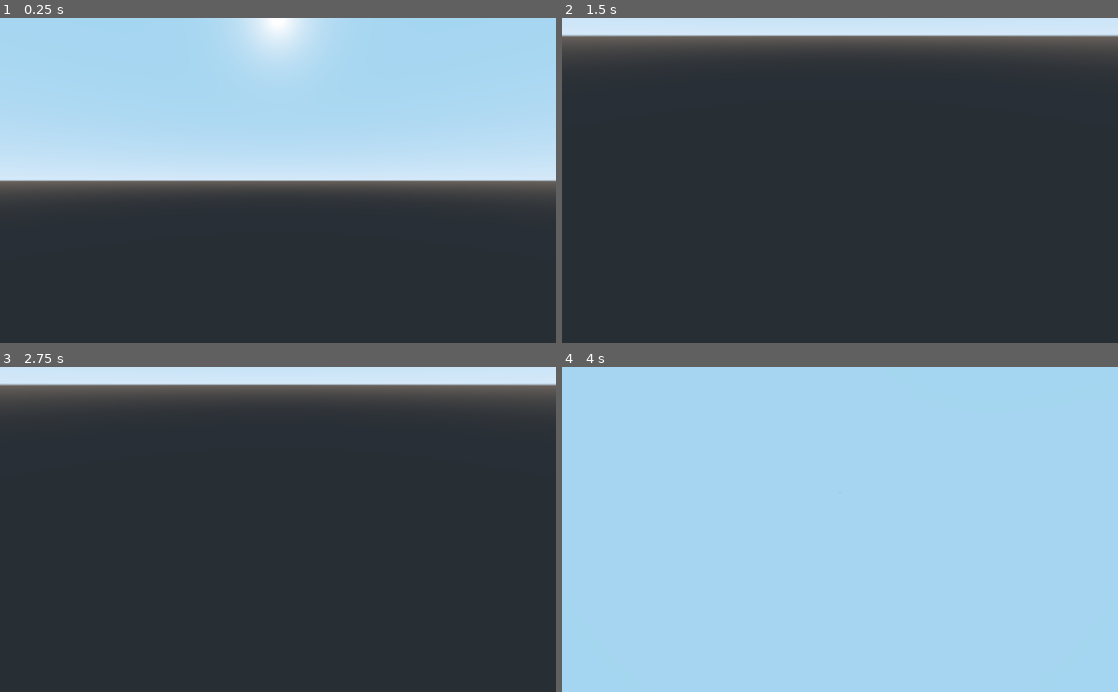
Above: before the commit, frames 1-4 (two rows, left to right).
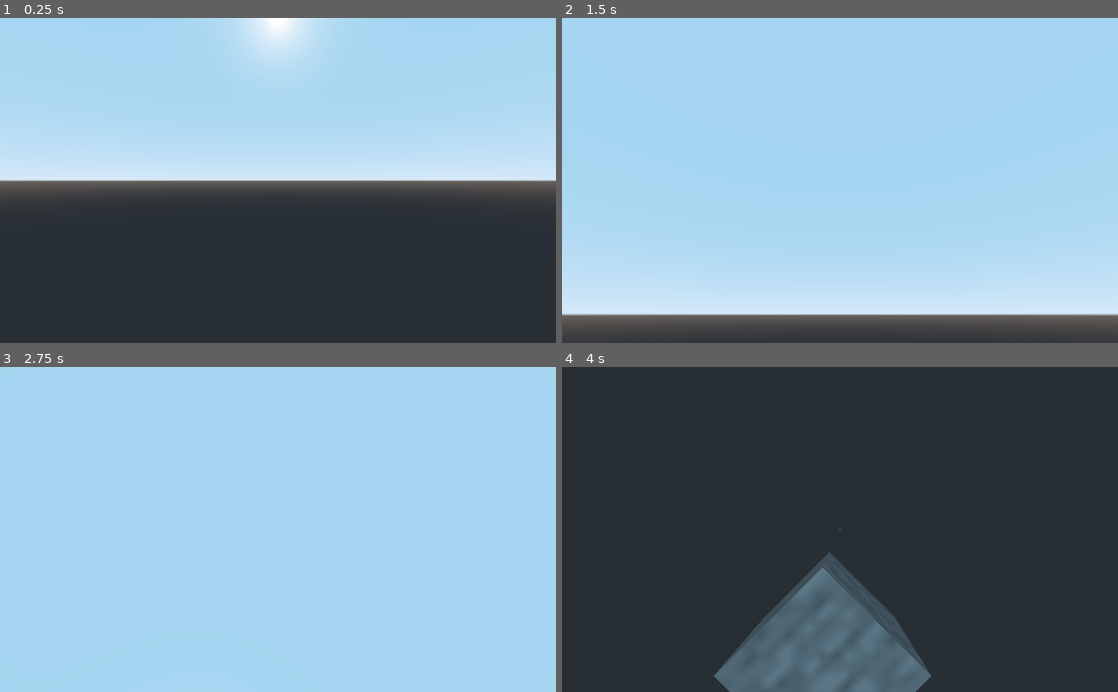
Above: after the commit, the same moments.

Repository: DrBopoH/Broombon
Game: Godot game, scene res://Source/Assets/Data/main.tscn
The game is run twice, just before and just after one commit, with the same random seed, the same clock (stepped at 60 frames per second) and the same inputs.
Inputs (mouse positions are in pixels of both pictures, inside the frame that each line leads up to):
- Up to frame 1 (0.25 s): no input
- Up to frame 2 (1.5 s): tap Enter at 0.5 s; move the mouse to (962, 164) at 0.52 s; hold D (right, bound only before the commit) 0.53-1.28 s; hold W (front, bound only before the commit) 0.53-1.28 s; tap Space (ui_select) at 0.77, 1.07, 1.25 s; tap Alt at 0.8, 1.35 s; move the mouse to (812, 180) at 1.27 s; hold Up (ui_up) from 1.28 s (still down)
- Up to frame 3 (2.75 s): tap Space (ui_select) at 1.52, 1.55, 1.82, 2.1 s; tap Enter at 2 s; move the mouse to (333, 458) at 2.02 s; release Up (ui_up) at 2.03 s; hold D (right, bound only before the commit) from 2.03 s (still down); hold W (front, bound only before the commit) from 2.03 s (still down)
- Up to frame 4 (4 s): tap Space (ui_select) at 2.75, 3.02, 3.32, 3.77, 3.8 s; move the mouse to (812, 594) at 2.77 s; release D (right, bound only before the commit) at 2.78 s; release W (front, bound only before the commit) at 2.78 s; hold Up (ui_up) from 2.78 s (still down); tap W (front, bound only before the commit) at 2.85 s; tap Alt at 3.05, 3.6 s; move the mouse to (878, 532) at 3.52 s

The runs differ from the first frame. In frame 2, 96% of the frame differs, in the area x 0-100%, y 0-98%; in frame 3, 100%; in frame 4, 100%, in the area x 0-100%, y 0-100%.

Commit message:
camera refactoring

Diff:
--- /dev/null
+++ b/project/Source/Main/CameraFreeMovement.gd
@@ -0,0 +1,27 @@
+extends KinematicBody
+class_name CameraFreeMovement
+
+export(float, 0.01, 100.0) var speed := 1.0
+
+var camuscon: CameraMouseControl = CameraMouseControl.new()
+var direction: Vector3
+var velocity: Vector3
+
+func _ready():
+	add_child(camuscon)
+
+func get_input_direction(pXkey: String, nXkey: String, pYkey: String, nYkey: String, pZkey: String, nZkey: String) -> Vector3:
+	return Vector3(
+		Input.get_action_strength(pXkey) - Input.get_action_strength(nXkey),
+		Input.get_action_strength(pYkey) - Input.get_action_strength(nYkey),
+		Input.get_action_strength(pZkey) - Input.get_action_strength(nZkey)
+	)
+
+func _physics_process(delta):
+	direction = get_input_direction("ui_right", "ui_left", "ui_select", "ui_focus", "ui_down", "ui_up")
+
+	velocity = camuscon.get_global_direction2d(direction)
+	velocity += Vector3.UP*direction.y
+	velocity.normalized()
+
+	move_and_slide(velocity*speed, Vector3.UP)
--- /dev/null
+++ b/project/Source/Main/CameraMouseControl.gd
@@ -0,0 +1,41 @@
+class_name CameraMouseControl
+extends Position3D
+
+var camera := Camera.new()
+
+func _ready():
+	add_child(camera)
+	Input.set_mouse_mode(Input.MOUSE_MODE_CAPTURED)
+
+func get_global_direction(local_direction: Vector3) -> Vector3:
+	return camera.global_transform.basis * local_direction
+
+func get_global_direction2d(local_direction: Vector3) -> Vector3:
+	return camera.global_transform.basis.x * local_direction.x + camera.global_transform.basis.z * local_direction.z
+
+func camera_rotate(relative: Vector2):
+	self.rotate_y(deg2rad(-relative.x))
+	camera.rotate_x(deg2rad(-relative.y))
+
+func clamp_camera_x_rotation():
+	var cam_rotation = camera.rotation_degrees
+	cam_rotation.x = clamp(cam_rotation.x, -90, 90)
+	camera.rotation_degrees = cam_rotation
+
+func camera_shapemove_rotate(relative: Vector2):
+	camera_rotate(relative)
+	clamp_camera_x_rotation()
+
+func mouse_toggle_capture():
+	if Input.get_mouse_mode() == Input.MOUSE_MODE_CAPTURED:
+		Input.set_mouse_mode(Input.MOUSE_MODE_VISIBLE)
+	else:
+		Input.set_mouse_mode(Input.MOUSE_MODE_CAPTURED)
+
+func _input(event):
+	if event is InputEventMouseMotion and Input.get_mouse_mode() == Input.MOUSE_MODE_CAPTURED:
+		camera_shapemove_rotate(event.relative)
+
+	if event is InputEventKey and event.scancode == KEY_ALT:
+		if event.is_pressed():
+			mouse_toggle_capture()
--- a/project/Source/Main/MeshGen.gd
+++ b/project/Source/Main/MeshGen.gd
@@ -1,5 +1,6 @@
-class_name MeshGen
+class_name MeshGen, "res://Source/Assets/Textures/Blocks/stone.png"
 extends Reference
+
 
 static func create_textured_cube(size: Vector3, texture: Texture, pixelize: bool = false) -> ArrayMesh:
 	var st = SurfaceTool.new()
--- a/project/Source/Main/world.gd
+++ b/project/Source/Main/world.gd
@@ -1,66 +1,19 @@
 extends Spatial
 class_name world
 
-var entity: KinematicBody
-var camera: Camera
-var velocity: Vector3
+var entity: CameraFreeMovement
 
 var block: MeshInstance
 
 var texture: Texture = load("res://Source/Assets/Textures/Blocks/stone.png")
 
 func _ready():
-	entity = KinematicBody.new()
-	add_child(entity)
-
-	camera = Camera.new()
-	camera.current = true
-	camera.far = 1000
-	entity.add_child(camera)
-
-	#Input.set_mouse_mode(Input.MOUSE_MODE_CAPTURED)
-
 	block = MeshInstance.new()
 	block.mesh = MeshGen.create_textured_cube(Vector3(1, 1, 1), texture, true)
+
 	add_child(block)
 
-	velocity = Vector3.ZERO
+	entity = CameraFreeMovement.new()
+	entity.camuscon.camera.current = true
 
-func _input(event):
-	if event is InputEventMouseMotion and Input.get_mouse_mode() == Input.MOUSE_MODE_CAPTURED:
-		entity.rotate_y(deg2rad(-event.relative.x))
-
-		camera.rotate_x(deg2rad(-event.relative.y))
-
-		var cam_rotation = camera.rotation_degrees
-		cam_rotation.x = clamp(cam_rotation.x, -90, 90)
-		camera.rotation_degrees = cam_rotation
-
-	if event is InputEventKey and event.scancode == KEY_ALT:
-		if event.is_pressed():
-			if Input.get_mouse_mode() == Input.MOUSE_MODE_CAPTURED:
-				Input.set_mouse_mode(Input.MOUSE_MODE_VISIBLE)
-			else:
-				Input.set_mouse_mode(Input.MOUSE_MODE_CAPTURED)
-
-func _process(delta):
-	var direction = Vector3.ZERO
-	var camera_basis = camera.global_transform.basis
-
-	if Input.is_action_pressed("front"):
-		direction -= camera_basis.z
-	if Input.is_action_pressed("back"):
-		direction += camera_basis.z
-	if Input.is_action_pressed("left"):
-		direction -= camera_basis.x
-	if Input.is_action_pressed("right"):
-		direction += camera_basis.x
-
-	if Input.is_action_pressed("up"):
-		direction.y += 1.0
-	if Input.is_action_pressed("down"):
-		direction.y -= 1.0
-
-	direction = direction.normalized()
-
-	entity.move_and_slide(direction, Vector3.UP)
+	add_child(entity)
--- a/project/project.godot
+++ b/project/project.godot
@@ -9,6 +9,16 @@
 config_version=4
 
 _global_script_classes=[ {
+"base": "KinematicBody",
+"class": "CameraFreeMovement",
+"language": "GDScript",
+"path": "res://Source/Main/CameraFreeMovement.gd"
+}, {
+"base": "Position3D",
+"class": "CameraMouseControl",
+"language": "GDScript",
+"path": "res://Source/Main/CameraMouseControl.gd"
+}, {
 "base": "Reference",
 "class": "MeshGen",
 "language": "GDScript",
@@ -20,7 +30,9 @@
 "path": "res://Source/Main/world.gd"
 } ]
 _global_script_class_icons={
-"MeshGen": "",
+"CameraFreeMovement": "",
+"CameraMouseControl": "",
+"MeshGen": "res://Source/Assets/Textures/Blocks/stone.png",
 "world": ""
 }
 
@@ -36,38 +48,37 @@
 
 [input]
 
-up={
+ui_left={
 "deadzone": 0.5,
-"events": [ Object(InputEventKey,"resource_local_to_scene":false,"resource_name":"","device":0,"alt":false,"shift":false,"control":false,"meta":false,"command":false,"pressed":false,"scancode":0,"physical_scancode":32,"unicode":0,"echo":false,"script":null)
+"events": [ Object(InputEventKey,"resource_local_to_scene":false,"resource_name":"","device":0,"alt":false,"shift":false,"control":false,"meta":false,"command":false,"pressed":false,"scancode":16777231,"physical_scancode":0,"unicode":0,"echo":false,"script":null)
+, Object(InputEventJoypadButton,"resource_local_to_scene":false,"resource_name":"","device":0,"button_index":14,"pressure":0.0,"pressed":false,"script":null)
+, Object(InputEventKey,"resource_local_to_scene":false,"resource_name":"","device":0,"alt":false,"shift":false,"control":false,"meta":false,"command":false,"pressed":false,"scancode":65,"physical_scancode":0,"unicode":0,"echo":false,"script":null)
  ]
 }
-down={
+ui_right={
 "deadzone": 0.5,
-"events": [ Object(InputEventKey,"resource_local_to_scene":false,"resource_name":"","device":0,"alt":false,"shift":false,"control":false,"meta":false,"command":false,"pressed":false,"scancode":0,"physical_scancode":16777237,"unicode":0,"echo":false,"script":null)
+"events": [ Object(InputEventKey,"resource_local_to_scene":false,"resource_name":"","device":0,"alt":false,"shift":false,"control":false,"meta":false,"command":false,"pressed":false,"scancode":16777233,"physical_scancode":0,"unicode":0,"echo":false,"script":null)
+, Object(InputEventJoypadButton,"resource_local_to_scene":false,"resource_name":"","device":0,"button_index":15,"pressure":0.0,"pressed":false,"script":null)
+, Object(InputEventKey,"resource_local_to_scene":false,"resource_name":"","device":0,"alt":false,"shift":false,"control":false,"meta":false,"command":false,"pressed":false,"scancode":68,"physical_scancode":0,"unicode":0,"echo":false,"script":null)
  ]
 }
-front={
+ui_up={
 "deadzone": 0.5,
-"events": [ Object(InputEventKey,"resource_local_to_scene":false,"resource_name":"","device":0,"alt":false,"shift":false,"control":false,"meta":false,"command":false,"pressed":false,"scancode":0,"physical_scancode":87,"unicode":0,"echo":false,"script":null)
-, Object(InputEventKey,"resource_local_to_scene":false,"resource_name":"","device":0,"alt":false,"shift":false,"control":false,"meta":false,"command":false,"pressed":false,"scancode":0,"physical_scancode":16777232,"unicode":0,"echo":false,"script":null)
+"events": [ Object(InputEventKey,"resource_local_to_scene":false,"resource_name":"","device":0,"alt":false,"shift":false,"control":false,"meta":false,"command":false,"pressed":false,"scancode":16777232,"physical_scancode":0,"unicode":0,"echo":false,"script":null)
+, Object(InputEventJoypadButton,"resource_local_to_scene":false,"resource_name":"","device":0,"button_index":12,"pressure":0.0,"pressed":false,"script":null)
+, Object(InputEventKey,"resource_local_to_scene":false,"resource_name":"","device":0,"alt":false,"shift":false,"control":false,"meta":false,"command":false,"pressed":false,"scancode":87,"physical_scancode":0,"unicode":0,"echo":false,"script":null)
  ]
 }
-left={
+ui_down={
 "deadzone": 0.5,
-"events": [ Object(InputEventKey,"resource_local_to_scene":false,"resource_name":"","device":0,"alt":false,"shift":false,"control":false,"meta":false,"command":false,"pressed":false,"scancode":0,"physical_scancode":65,"unicode":0,"echo":false,"script":null)
-, Object(InputEventKey,"resource_local_to_scene":false,"resource_name":"","device":0,"alt":false,"shift":false,"control":false,"meta":false,"command":false,"pressed":false,"scancode":0,"physical_scancode":16777231,"unicode":0,"echo":false,"script":null)
+"events": [ Object(InputEventKey,"resource_local_to_scene":false,"resource_name":"","device":0,"alt":false,"shift":false,"control":false,"meta":false,"command":false,"pressed":false,"scancode":16777234,"physical_scancode":0,"unicode":0,"echo":false,"script":null)
+, Object(InputEventJoypadButton,"resource_local_to_scene":false,"resource_name":"","device":0,"button_index":13,"pressure":0.0,"pressed":false,"script":null)
+, Object(InputEventKey,"resource_local_to_scene":false,"resource_name":"","device":0,"alt":false,"shift":false,"control":false,"meta":false,"command":false,"pressed":false,"scancode":83,"physical_scancode":0,"unicode":0,"echo":false,"script":null)
  ]
 }
-back={
+ui_focus={
 "deadzone": 0.5,
-"events": [ Object(InputEventKey,"resource_local_to_scene":false,"resource_name":"","device":0,"alt":false,"shift":false,"control":false,"meta":false,"command":false,"pressed":false,"scancode":0,"physical_scancode":83,"unicode":0,"echo":false,"script":null)
-, Object(InputEventKey,"resource_local_to_scene":false,"resource_name":"","device":0,"alt":false,"shift":false,"control":false,"meta":false,"command":false,"pressed":false,"scancode":0,"physical_scancode":16777234,"unicode":0,"echo":false,"script":null)
- ]
-}
-right={
-"deadzone": 0.5,
-"events": [ Object(InputEventKey,"resource_local_to_scene":false,"resource_name":"","device":0,"alt":false,"shift":false,"control":false,"meta":false,"command":false,"pressed":false,"scancode":0,"physical_scancode":68,"unicode":0,"echo":false,"script":null)
-, Object(InputEventKey,"resource_local_to_scene":false,"resource_name":"","device":0,"alt":false,"shift":false,"control":false,"meta":false,"command":false,"pressed":false,"scancode":0,"physical_scancode":16777233,"unicode":0,"echo":false,"script":null)
+"events": [ Object(InputEventKey,"resource_local_to_scene":false,"resource_name":"","device":0,"alt":false,"shift":false,"control":false,"meta":false,"command":false,"pressed":false,"scancode":16777237,"physical_scancode":0,"unicode":0,"echo":false,"script":null)
  ]
 }
 
